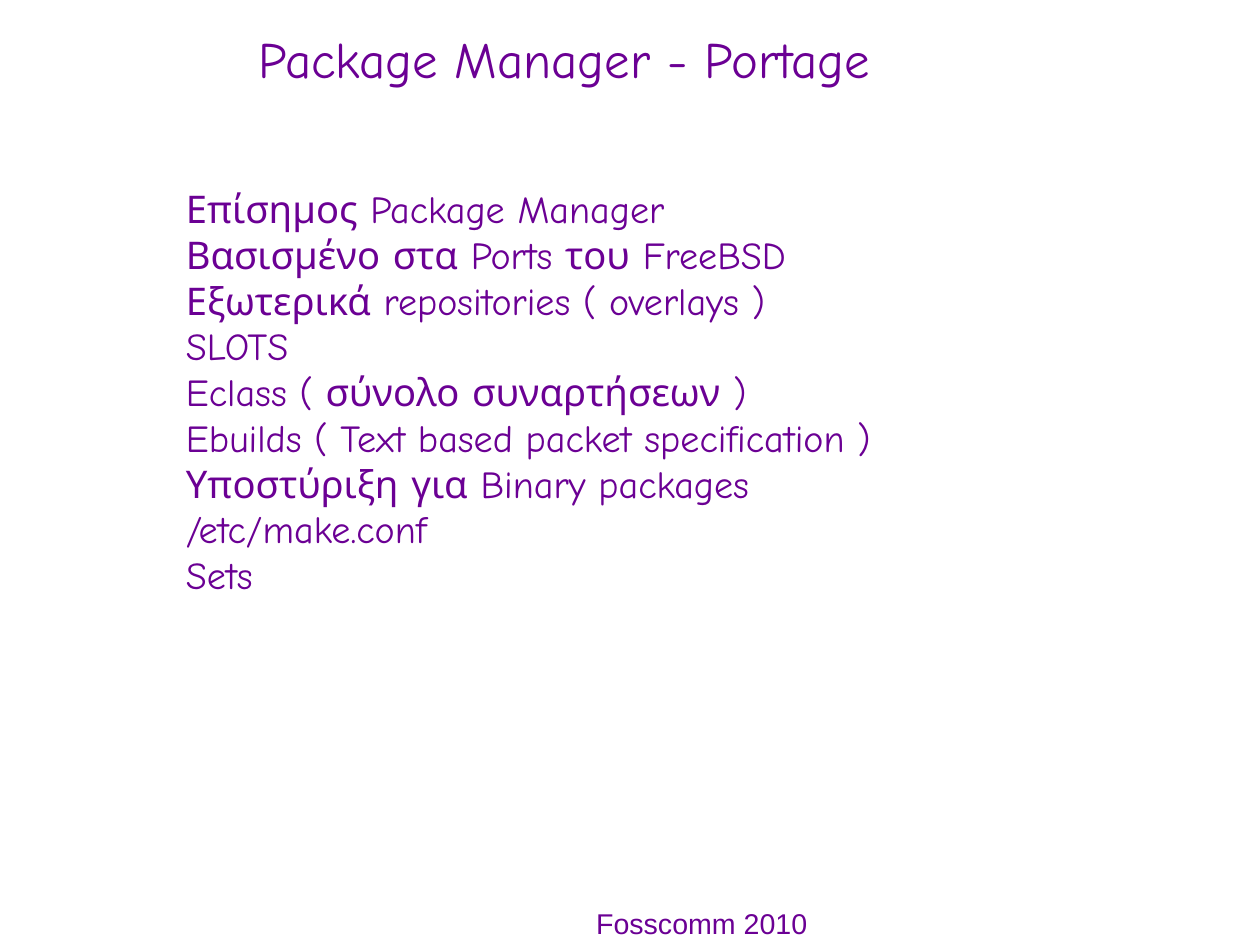
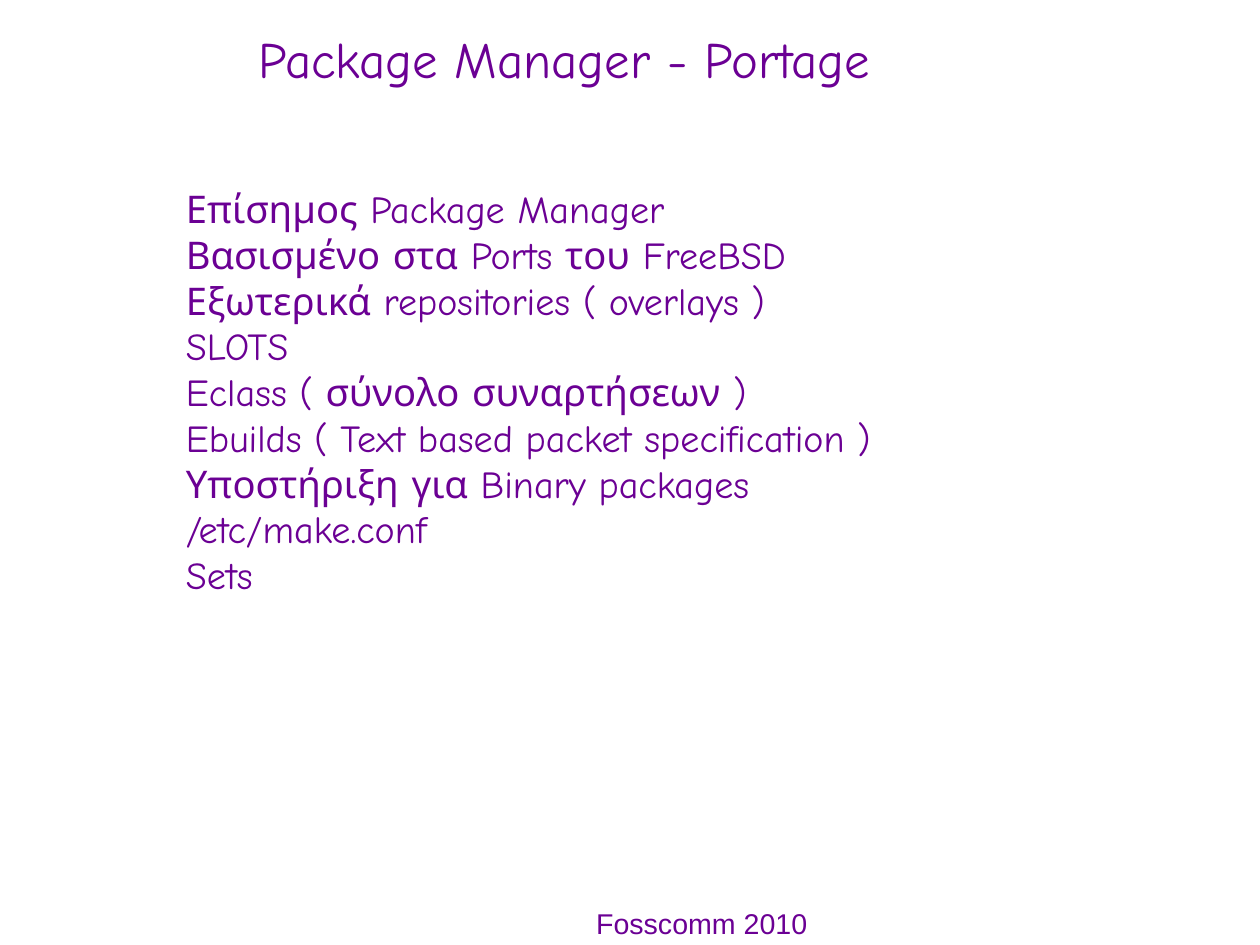
Before and after one commit to gentoo-el/presentations, a slide deck: slide 9 of fosscom-2010_pres.odp. Drawn at 1260x945 pixels with LibreOffice and Linux fonts; fonts in the diff are those of the drawing; background and template pictures are left out. Boxes give left, top, right and bottom in pixels: in the first picture for what was removed or moved away, otherwise in the second. Text is boxed around its words. In the diff, an @@ line names an element or a change of style, - is before the commit and + after.

Commit message:
Corrected minor typos and applied few text layout changes.

```diff
--- a/fosscom-2010_pres.odp
+++ b/fosscom-2010_pres.odp
@@ text at (186, 467, 750, 507): text changed @@
-● Υποστύριξη για Binary packages
+● Υποστήριξη για Binary packages
```
Also in this commit, not shown: 11 other slides changed.
